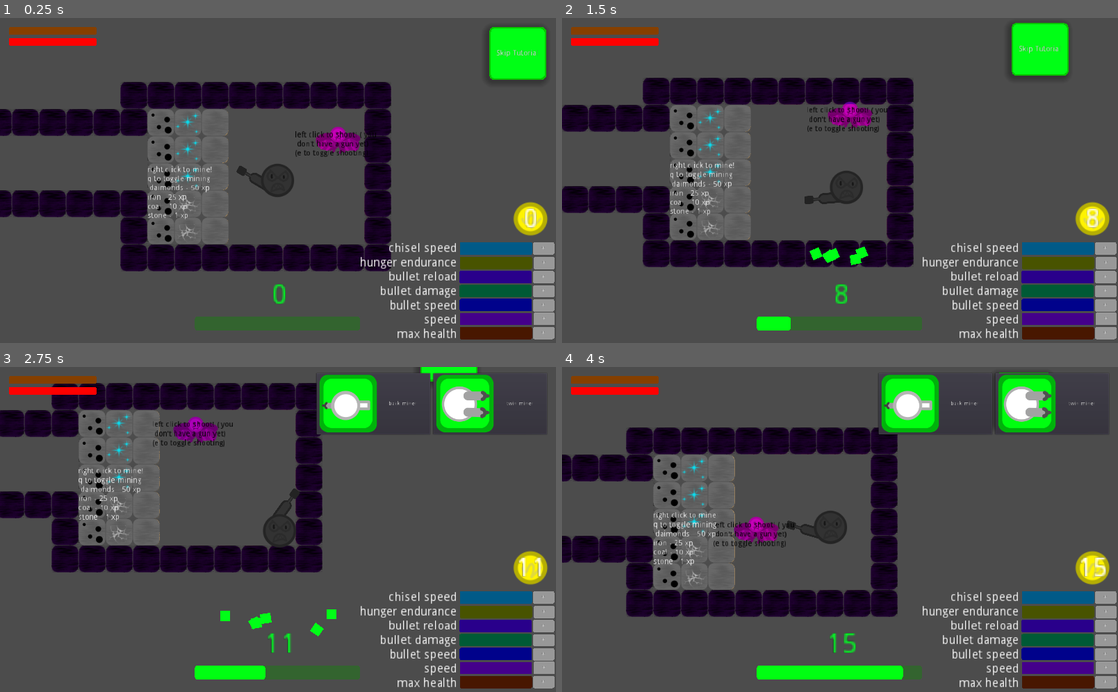
Above: before the commit, frames 1-4 (two rows, left to right).
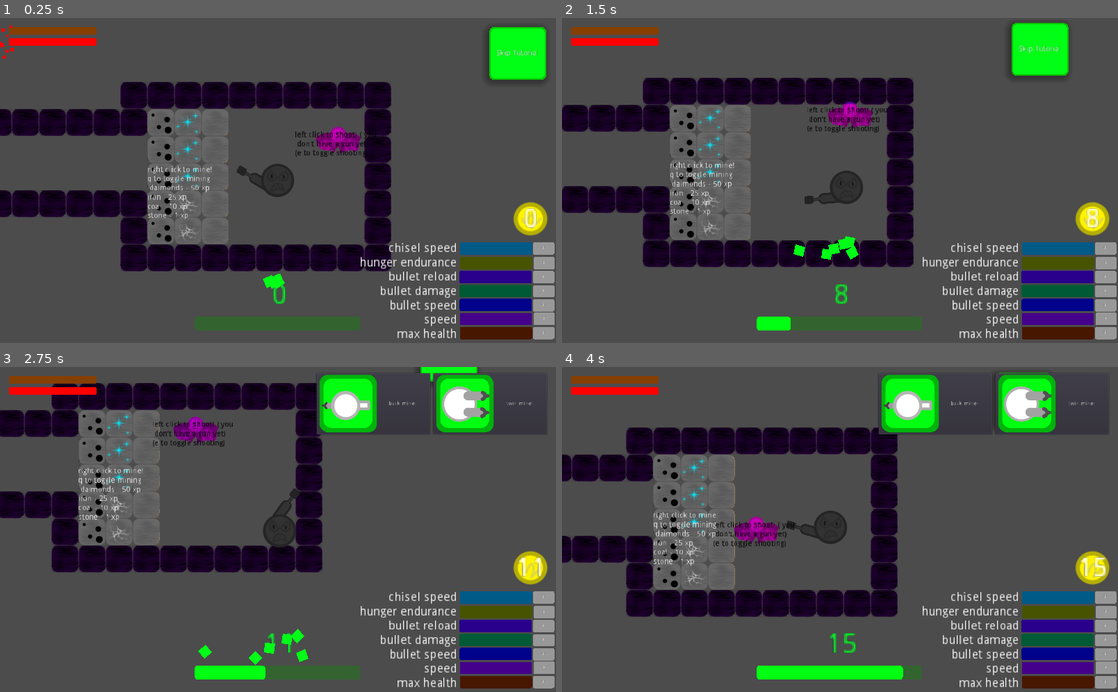
Above: after the commit, the same moments.

Repository: Z53-INCOMING/mechmine.io
Game: Godot game, scene res://scenes/World.tscn
Same seed, same stepped clock (60 frames per second), same inputs: the game is played once before the commit and once after it.
Inputs (mouse positions are in pixels of both pictures, inside the frame that each line leads up to):
- Up to frame 1 (0.25 s): no input
- Up to frame 2 (1.5 s): tap Enter (ui_accept) at 0.5, 0.77, 1.25 s; move the mouse to (962, 164) at 0.52 s; hold Right (right) 0.53-1.28 s; hold Right mouse button (mine) 0.53-1.28 s; move the mouse to (728, 196) at 1.27 s; hold S (down) from 1.28 s (still down); tap E (auto fire) at 1.35 s
- Up to frame 3 (2.75 s): tap Enter (ui_accept) at 1.52, 2 s; right-click (166, 545) at 1.55 s; move the mouse to (333, 458) at 2.02 s; release S (down) at 2.03 s; hold Right (right) from 2.03 s (still down); hold Right mouse button (mine) from 2.03 s (still down); tap Q (auto mine) at 2.1 s
- Up to frame 4 (4 s): tap Enter (ui_accept) at 2.75, 3.02, 3.5, 3.77 s; move the mouse to (812, 594) at 2.77 s; release Right (right) at 2.78 s; release Right mouse button (mine) at 2.78 s; hold Up (up) 2.78-3.53 s; tap X (flip) at 2.85 s; right-click (812, 594) at 3.05 s; move the mouse to (1006, 578) at 3.52 s; hold A (left) from 3.53 s (still down); hold Right mouse button (mine) from 3.53 s (still down)

The runs differ from the first frame. In frame 1, 0.2% of the frame differs, in the area x 0-52%, y 2-84%; in frame 2, 0.4%; in frame 3, 0.6%, in the area x 35-61%, y 74-92%; in frame 4, nothing differs.

Commit message:
stuff and things
I don't know just some stuff

Diff:
--- a/code/Chisel.gd
+++ b/code/Chisel.gd
@@ -17,12 +17,13 @@
 	timer.wait_time = (1.1 - (chisel_speed * 0.1)) / 2
 	if timer.time_left <= 0:
 		animation.play("chisel")
-		if raycastT.is_colliding():
-			raycast(raycastT)
-		if raycastM.is_colliding():
-			raycast(raycastM)
-		if raycastB.is_colliding():
-			raycast(raycastB)
+		for i in range(3):
+			if raycastT.is_colliding():
+				raycast(raycastT)
+			if raycastM.is_colliding():
+				raycast(raycastM)
+			if raycastB.is_colliding():
+				raycast(raycastB)
 		timer.start()
 func raycast(raycast_node):
 	var tileMapT := raycast_node.get_collider() as TileMap
--- a/scenes/player mech.tscn
+++ b/scenes/player mech.tscn
@@ -433,7 +433,6 @@
 modulate = Color( 0, 1, 0.0941176, 1 )
 light_mask = 0
 position = Vector2( -3.94627, 216.046 )
-emitting = false
 amount = 6
 lifetime = 3.0
 one_shot = true
@@ -583,7 +582,6 @@
 [node name="health loss particle" type="Particles2D" parent="UI" index="32"]
 light_mask = 0
 position = Vector2( -497.64, -254.997 )
-emitting = false
 amount = 13
 lifetime = 0.3
 explosiveness = 0.9
